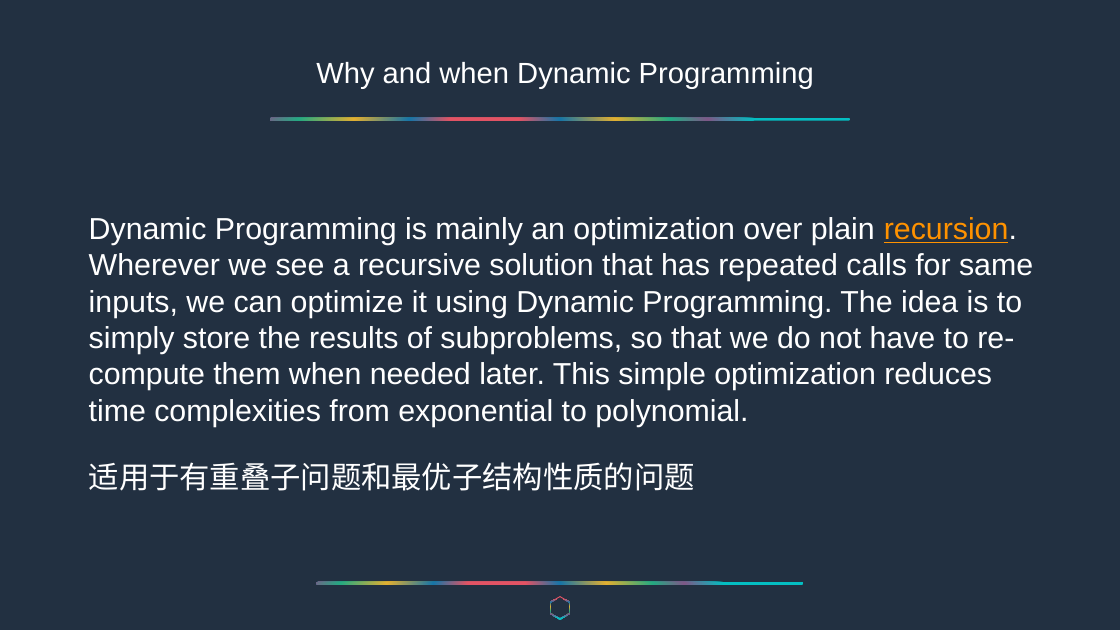
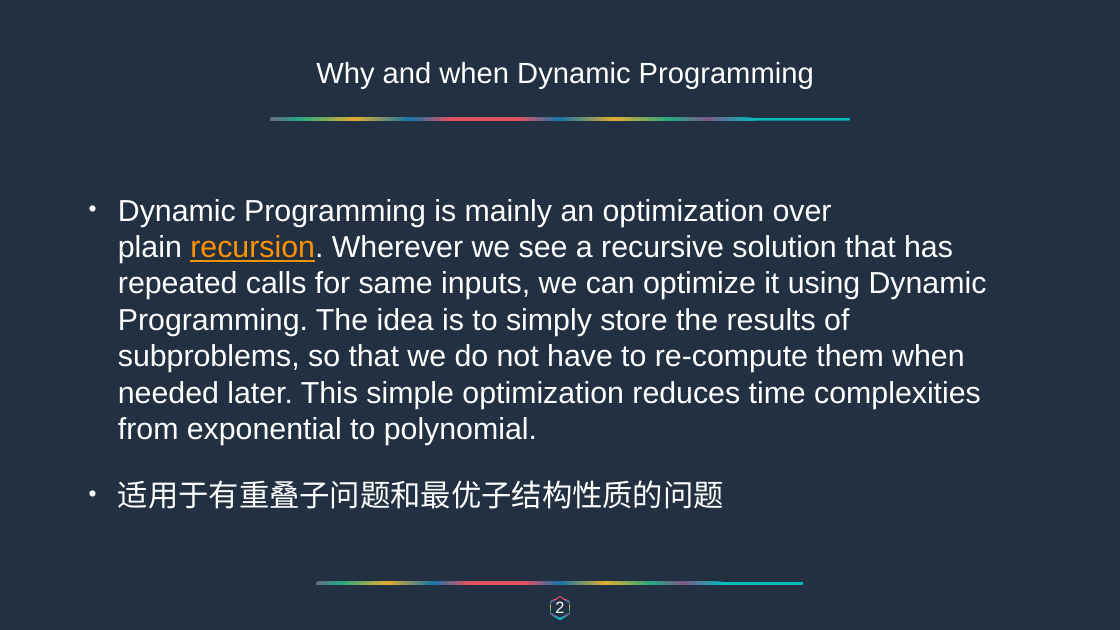
Before and after one commit to Perilous7/AscendingAlgorithm, a slide deck: slide 3 of Dynamic Programming [Autosaved].pptx. Drawn at 1120x630 pixels with LibreOffice and Linux fonts; fonts in the diff are those of the drawing; background and template pictures are left out. Boxes give left, top, right and bottom in pixels: in the first picture for what was removed or moved away, otherwise in the second. Text is boxed around its words. In the diff, an @@ line names an element or a change of style, - is before the commit and + after.

```diff
--- a/Dynamic Programming [Autosaved].pptx
+++ b/Dynamic Programming [Autosaved].pptx
@@ text "Dynamic Programming is mainly an ..." at [118,199,987,509]: bullet none to • @@
@@ text added at [555,600,564,617], 28 pt, text #FFFFFF @@
+2
```
Also in this commit, not shown: 13 other slides changed, 6 other files.
